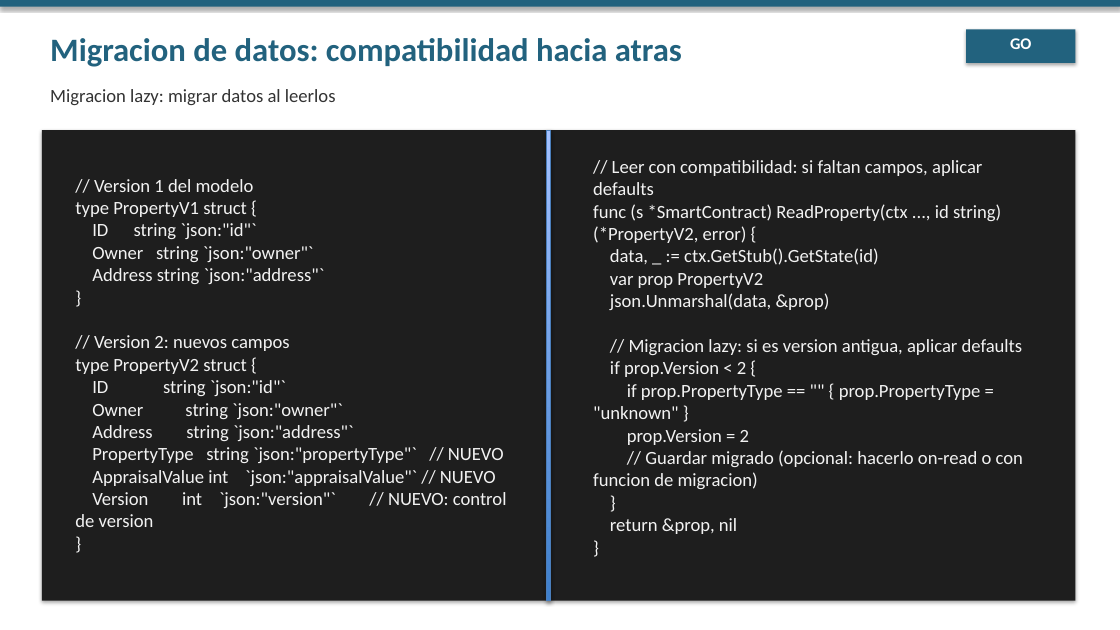
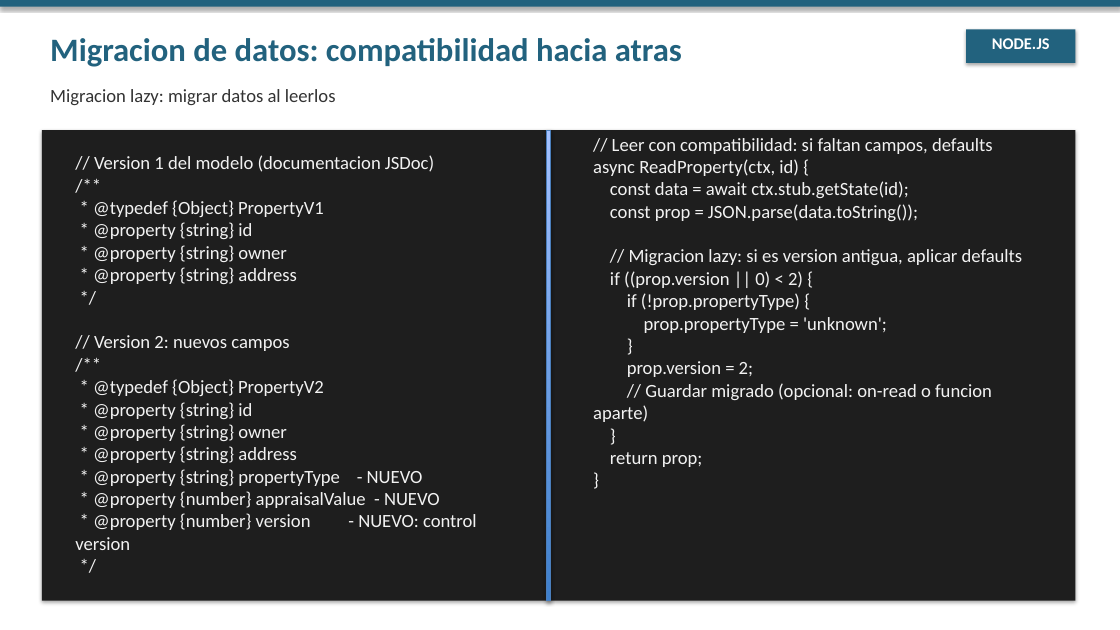
Before and after one commit to jjnieto/fabric, a slide deck: slide 17 of docs/slides/Modulo 4/dia_5.pptx. Drawn at 1120x630 pixels with LibreOffice and Linux fonts; fonts in the diff are those of the drawing. Boxes give left, top, right and bottom in pixels: in the first picture for what was removed or moved away, otherwise in the second. Text is boxed around its words. In the diff, an @@ line names an element or a change of style, - is before the commit and + after.

```diff
--- a/docs/slides/Modulo 4/dia_5.pptx
+++ b/docs/slides/Modulo 4/dia_5.pptx
@@ text at bbox=[992, 38, 1050, 49]: text changed @@
-GO
+NODE.JS
@@ text at bbox=[593, 138, 1023, 467]: text changed @@
-// Leer con compatibilidad: si faltan campos, aplicar defaults
-func (s *SmartContract) ReadProperty(ctx ..., id string) (*PropertyV2, error) {
-data, _ := ctx.GetStub().GetState(id)
-var prop PropertyV2
-json.Unmarshal(data, &prop)
-// Migracion lazy: si es version antigua, aplicar defaults
-if prop.Version < 2 {
-if prop.PropertyType == "" { prop.PropertyType = "unknown" }
-prop.Version = 2
-// Guardar migrado (opcional: hacerlo on-read o con funcion de migracion)
-}
-return &prop, nil
-}
+// Leer con compatibilidad: si faltan campos, defaults
+async ReadProperty(ctx, id) {
+const data = await ctx.stub.getState(id);
+const prop = JSON.parse(data.toString());
+// Migracion lazy: si es version antigua, aplicar defaults
+if ((prop.version || 0) < 2) {
+if (!prop.propertyType) {
+prop.propertyType = 'unknown';
+}
+prop.version = 2;
+// Guardar migrado (opcional: on-read o funcion aparte)
+}
+return prop;
+}
@@ text at bbox=[75, 155, 477, 550]: text changed @@
-// Version 1 del modelo
-type PropertyV1 struct {
-ID string `json:"id"`
-Owner string `json:"owner"`
-Address string `json:"address"`
-}
-// Version 2: nuevos campos
-type PropertyV2 struct {
-ID string `json:"id"`
-Owner string `json:"owner"`
-Address string `json:"address"`
-PropertyType string `json:"propertyType"` // NUEVO
-AppraisalValue int `json:"appraisalValue"` // NUEVO
-Version int `json:"version"` // NUEVO: control de version
-}
+// Version 1 del modelo (documentacion JSDoc)
+/**
+* @typedef {Object} PropertyV1
+* @property {string} id
+* @property {string} owner
+* @property {string} address
+*/
+// Version 2: nuevos campos
+/**
+* @typedef {Object} PropertyV2
+* @property {string} id
+* @property {string} owner
+* @property {string} address
+* @property {string} propertyType - NUEVO
+* @property {number} appraisalValue - NUEVO
+* @property {number} version - NUEVO: control version
+*/
```
Also in this commit, not shown: 3 other slides changed, 4 slides added, 10 other files.
